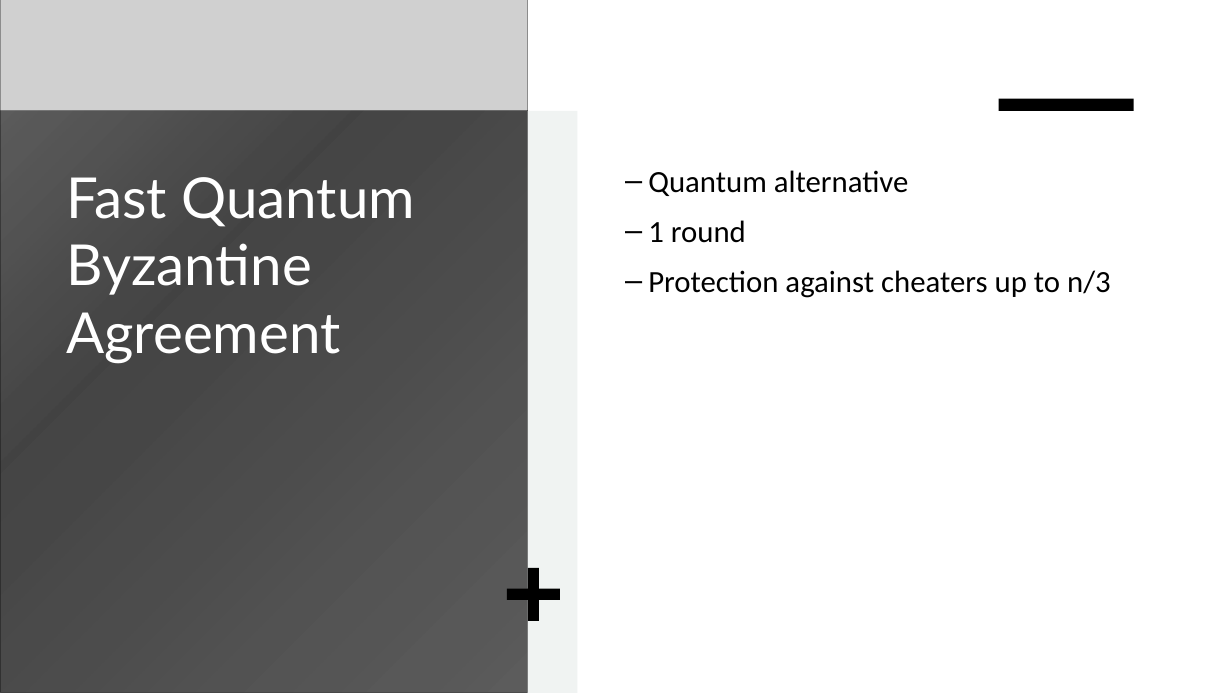
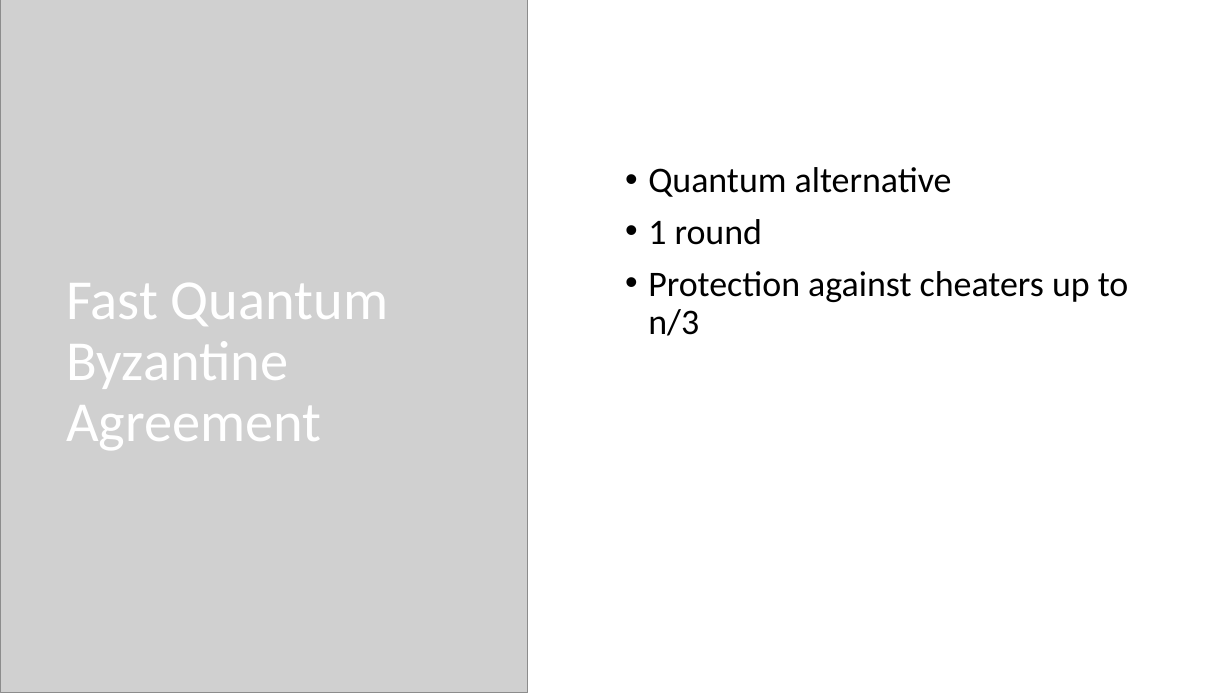
Before and after one commit to ado901/Quantum-Byzantine-Protocol, a slide deck: slide 3 of Fast Quantum Byzantine Agreement.pptx. Drawn at 1232x693 pixels with LibreOffice and Linux fonts; fonts in the diff are those of the drawing; grey boxes stand for pictures. Boxes give left, top, right and bottom in pixels: in the first picture for what was removed or moved away, otherwise in the second. Text is boxed around its words. In the diff, an @@ line names an element or a change of style, - is before the commit and + after.

```diff
--- a/Fast Quantum Byzantine Agreement.pptx
+++ b/Fast Quantum Byzantine Agreement.pptx
@@ rectangle removed at [0,0,1232,693] @@
@@ rectangle removed at [0,111,528,693] @@
@@ rectangle removed at [528,111,578,693] @@
@@ rectangle removed at [623,111,1186,693] @@
@@ rectangle removed at [999,99,1134,111] @@
@@ title "Fast Quantum Byzantine Agreement" at [66,283,388,450]: font Lato to Calibri; line spacing 1 to 0.9; vertical alignment top to middle @@
@@ text "Quantum alternative" at [648,167,1129,336]: size 24 to 28 pt; bullet – to •; line spacing 1 to 0.9 @@
@@ plus removed at [507,567,560,620] @@
```
Also in this commit, not shown: 8 other slides changed, 2 slides added, 1 other file.
